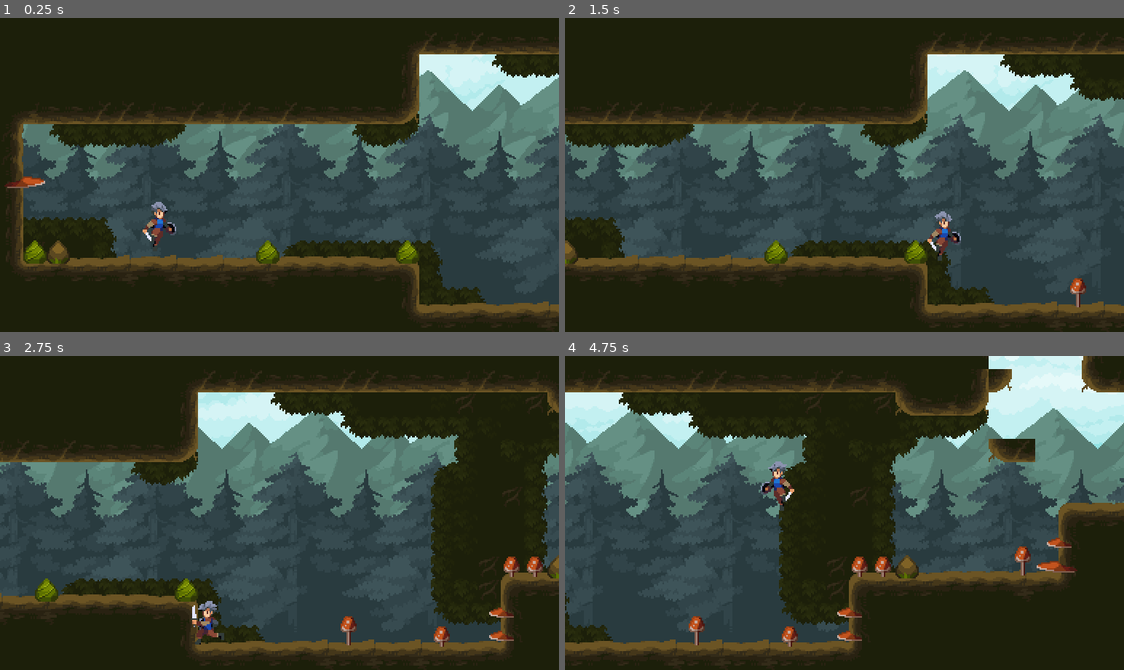
Above: before the commit, frames 1-4 (two rows, left to right).
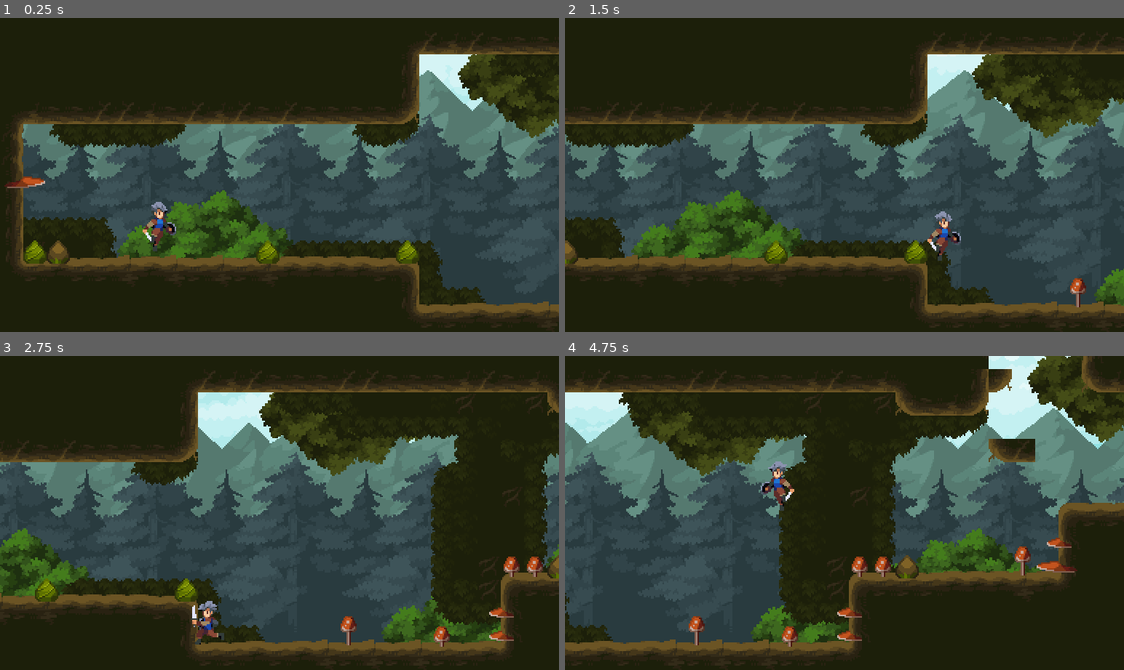
Above: after the commit, the same moments.

Repository: SunChJ/Godot_Learn
Game: Godot game, scene res://world.tscn
Same seed, same stepped clock (60 frames per second), same inputs: the game is played once before the commit and once after it.
Inputs:
- Up to frame 1 (0.25 s): no input
- Up to frame 2 (1.5 s): hold D (move_right) from 0.53 s (still down); tap Space (jump) at 0.77 s
- Up to frame 3 (2.75 s): tap Space (jump) at 1.52 s; release D (move_right) at 2.03 s; hold A (move_left) from 2.03 s (still down)
- Up to frame 4 (4.75 s): release A (move_left) at 2.78 s; hold D (move_right) 2.78-4.28 s; tap Space (jump) at 3.02, 3.77, 4.52 s; hold A (move_left) from 4.28 s (still down)

The runs differ from the first frame. In frame 1, 6.4% of the frame differs, in the area x 20-100%, y 11-77%; in frame 2, 7.4%; in frame 3, 6.3%; in frame 4, 7.6%, in the area x 11-100%, y 0-92%.

Commit message:
ParallaxBack: Layer Bushes

Diff:
--- a/Legacy Fantasy/world.tscn
+++ b/Legacy Fantasy/world.tscn
@@ -578,3 +578,66 @@
 centered = false
 region_enabled = true
 region_rect = Rect2(112, 0, 96, 256)
+
+[node name="Bushes" type="ParallaxLayer" parent="ParallaxBackground"]
+motion_scale = Vector2(0.9, 0.9)
+
+[node name="Tree-assets" type="Sprite2D" parent="ParallaxBackground/Bushes"]
+position = Vector2(157, 183)
+texture = ExtResource("1_fjhfa")
+region_enabled = true
+region_rect = Rect2(210, 5, 124, 86)
+
+[node name="Tree-assets3" type="Sprite2D" parent="ParallaxBackground/Bushes"]
+position = Vector2(475, 213)
+texture = ExtResource("1_fjhfa")
+region_enabled = true
+region_rect = Rect2(210, 5, 124, 86)
+
+[node name="Tree-assets10" type="Sprite2D" parent="ParallaxBackground/Bushes"]
+position = Vector2(105, -84)
+texture = ExtResource("1_fjhfa")
+region_enabled = true
+region_rect = Rect2(210, 5, 124, 86)
+
+[node name="Tree-assets4" type="Sprite2D" parent="ParallaxBackground/Bushes"]
+position = Vector2(559, 183)
+texture = ExtResource("1_fjhfa")
+region_enabled = true
+region_rect = Rect2(210, 5, 124, 86)
+
+[node name="Tree-assets5" type="Sprite2D" parent="ParallaxBackground/Bushes"]
+position = Vector2(849, 164)
+texture = ExtResource("1_fjhfa")
+region_enabled = true
+region_rect = Rect2(210, 5, 124, 86)
+
+[node name="Tree-assets2" type="Sprite2D" parent="ParallaxBackground/Bushes"]
+position = Vector2(391, 61)
+texture = ExtResource("1_fjhfa")
+region_enabled = true
+region_rect = Rect2(210, 101, 124, 86)
+
+[node name="Tree-assets6" type="Sprite2D" parent="ParallaxBackground/Bushes"]
+position = Vector2(665, 38)
+texture = ExtResource("1_fjhfa")
+region_enabled = true
+region_rect = Rect2(210, 101, 124, 86)
+
+[node name="Tree-assets7" type="Sprite2D" parent="ParallaxBackground/Bushes"]
+position = Vector2(640, -66)
+texture = ExtResource("1_fjhfa")
+region_enabled = true
+region_rect = Rect2(210, 101, 124, 86)
+
+[node name="Tree-assets8" type="Sprite2D" parent="ParallaxBackground/Bushes"]
+position = Vector2(551, -170)
+texture = ExtResource("1_fjhfa")
+region_enabled = true
+region_rect = Rect2(210, 101, 124, 86)
+
+[node name="Tree-assets9" type="Sprite2D" parent="ParallaxBackground/Bushes"]
+position = Vector2(151, -174)
+texture = ExtResource("1_fjhfa")
+region_enabled = true
+region_rect = Rect2(210, 101, 124, 86)
